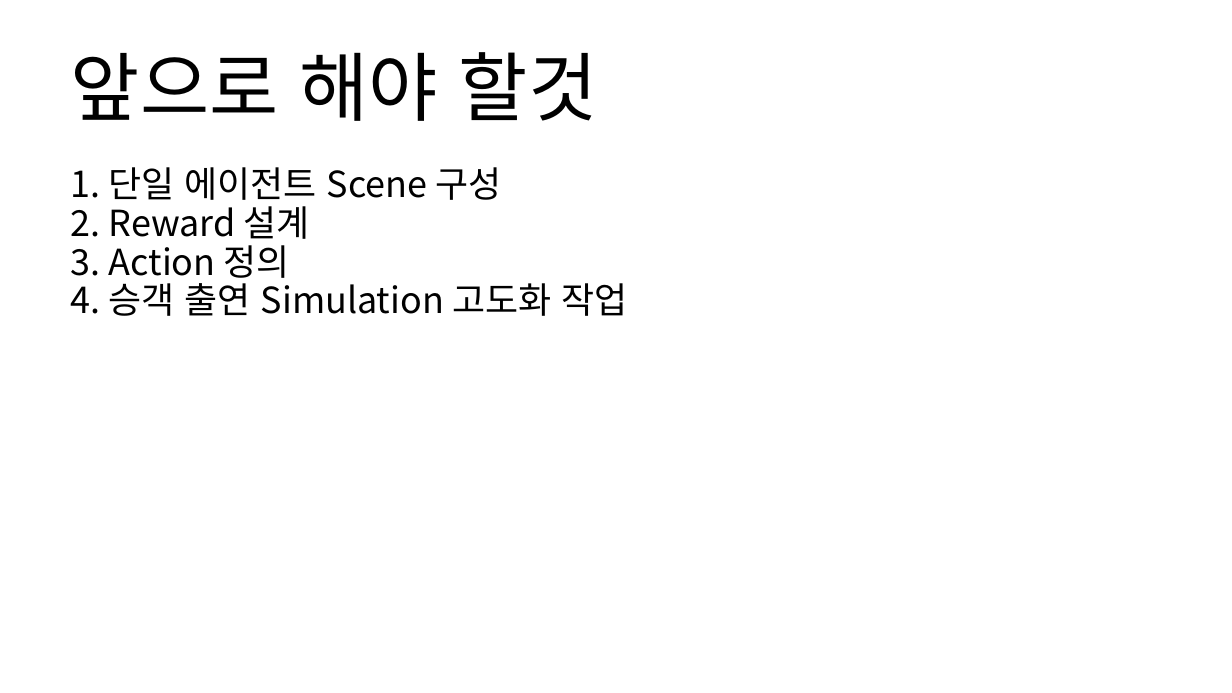
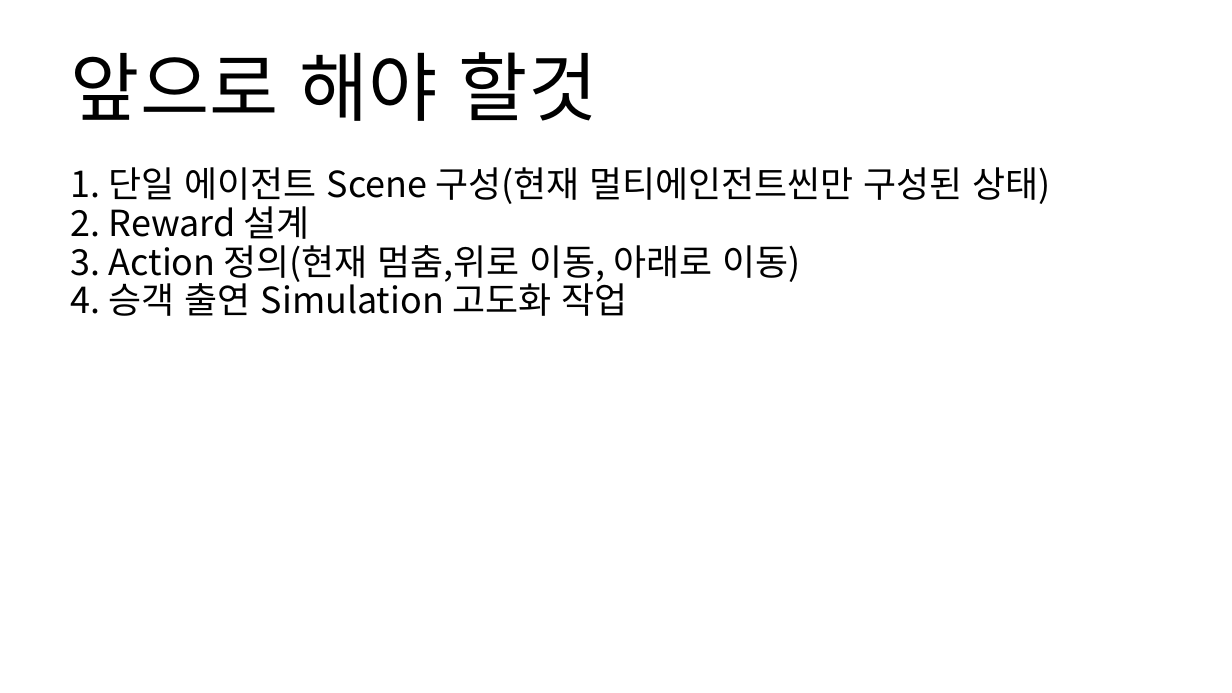
Before and after one commit to elevator-rl/elevator_env, a slide deck: slide 7 of Elevator환경.pptx. Drawn at 1232x693 pixels with LibreOffice and Linux fonts; fonts in the diff are those of the drawing. Boxes give left, top, right and bottom in pixels: in the first picture for what was removed or moved away, otherwise in the second. Text is boxed around its words. In the diff, an @@ line names an element or a change of style, - is before the commit and + after.

```diff
--- a/Elevator환경.pptx
+++ b/Elevator환경.pptx
@@ text at [71,167,1051,207]: text changed @@
-1. 단일 에이전트 Scene 구성
+1. 단일 에이전트 Scene 구성(현재 멀티에인전트씬만 구성된 상태)
@@ text at [71,238,801,284]: text changed @@
-3. Action 정의
+3. Action 정의(현재 멈춤,위로 이동, 아래로 이동)
```
Also in this commit, not shown: 4 other slides changed.
